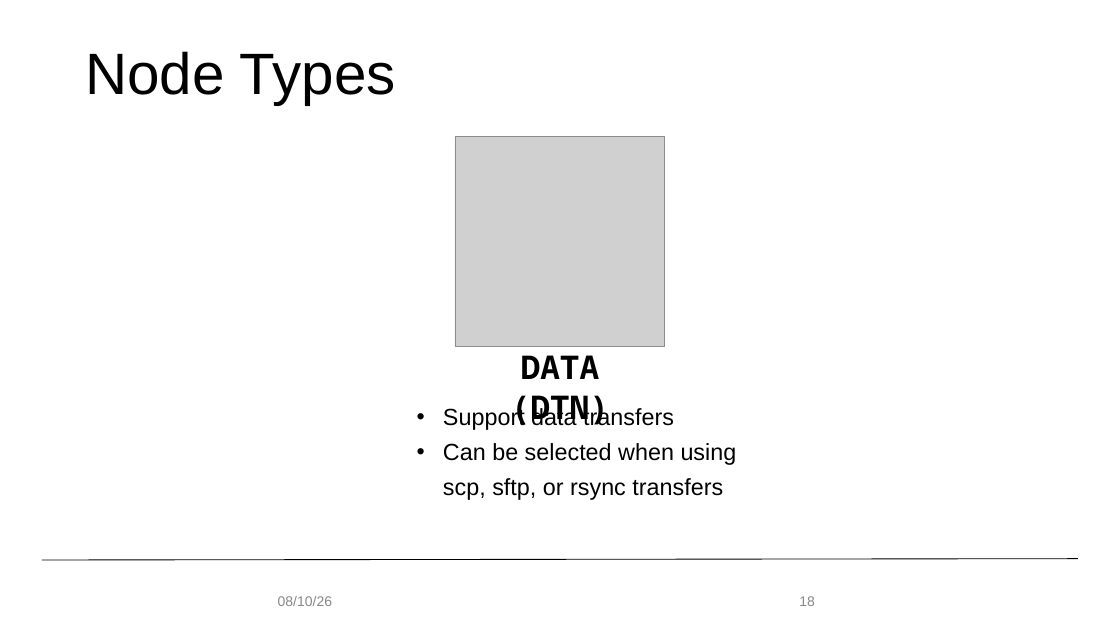
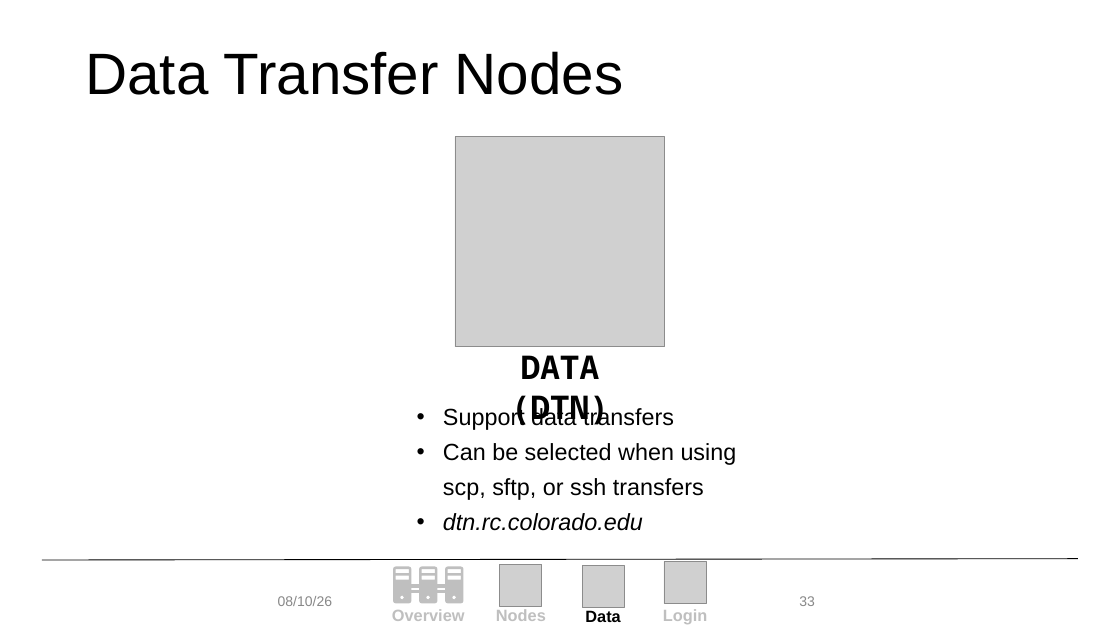
Before and after one commit to b-reyes/hpc_fundamentals_micro_credential, a slide deck: slide 33 of getting_familiar_rc/getting_familiar_rc.pptx (slide 18 before the commit). Drawn at 1120x630 pixels with LibreOffice and Linux fonts; fonts in the diff are those of the drawing; grey boxes stand for pictures; background and template pictures are left out. Boxes give left, top, right and bottom in pixels: in the first picture for what was removed or moved away, otherwise in the second. Text is boxed around its words. In the diff, an @@ line names an element or a change of style, - is before the commit and + after.

```diff
--- a/getting_familiar_rc/getting_familiar_rc.pptx
+++ b/getting_familiar_rc/getting_familiar_rc.pptx
@@ title at (x1=85, y1=51, x2=624, y2=95): text changed @@
-Node Types
+Data Transfer Nodes
@@ text at (x1=443, y1=443, x2=737, y2=531): text changed @@
-• Can be selected when using scp, sftp, or rsync transfers
+• Can be selected when using scp, sftp, or ssh transfers
+• dtn.rc.colorado.edu
@@ page number at (x1=799, y1=596, x2=815, y2=606): text changed @@
-18
+33
@@ group added at (x1=392, y1=562, x2=707, y2=624): 4 texts, 3 pictures, 3 freeform shapes, 1 rectangle @@
+Login
+Overview
+Nodes
+Data
```
Also in this commit, not shown: 24 other slides changed, 18 slides added, 18 slides removed, 1 other file.
